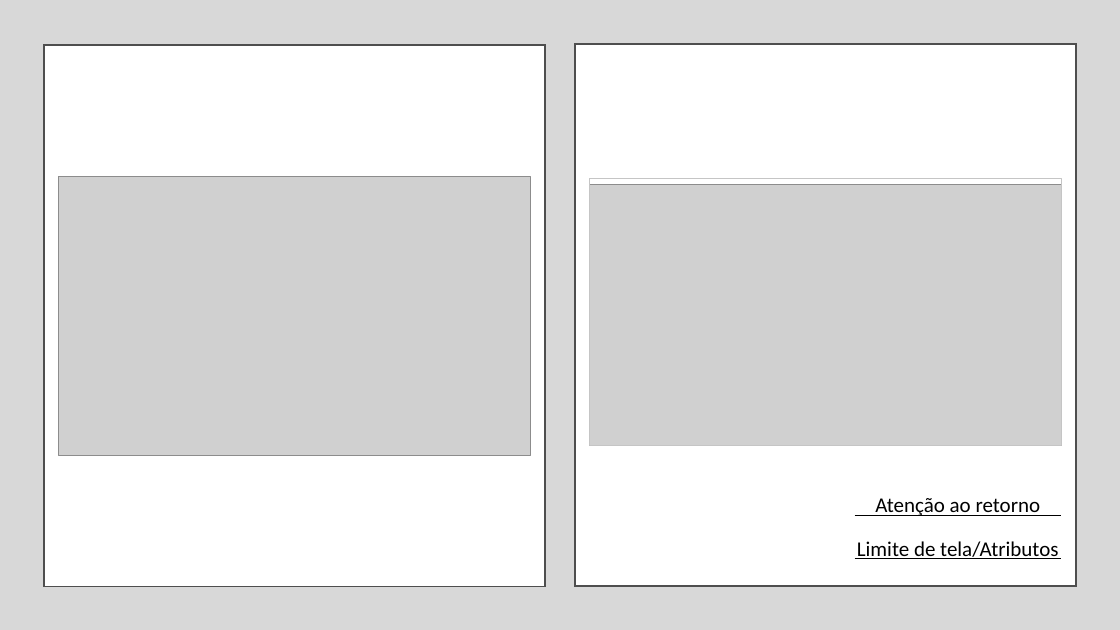
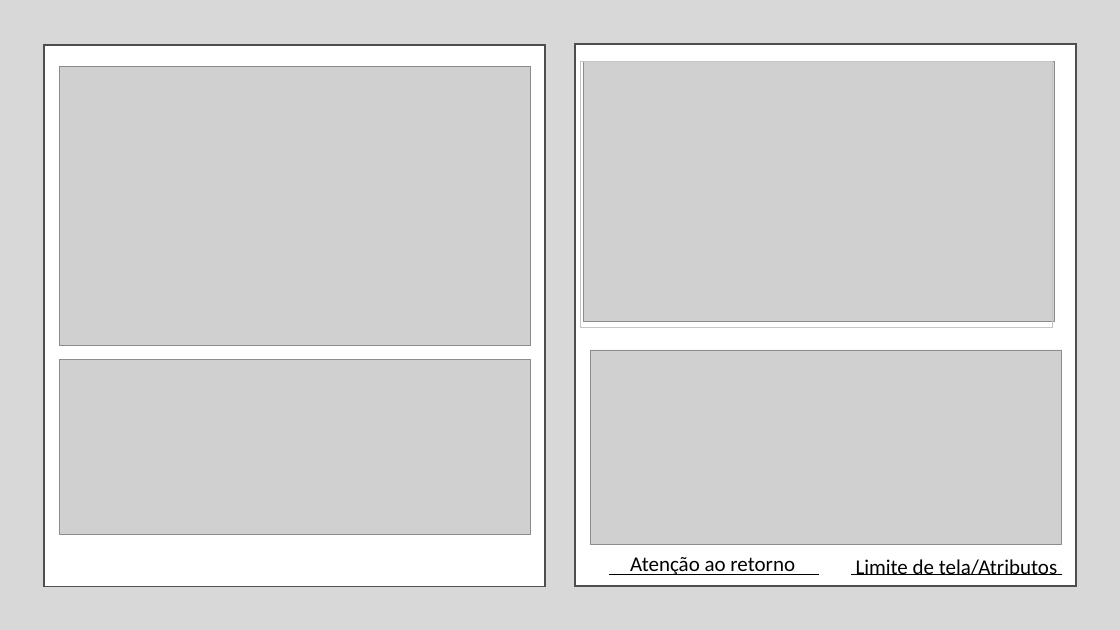
Before and after one commit to vitorsilv/Next-Streaming, a slide deck: slide 1 of ProvaAlex.pptx. Drawn at 1120x630 pixels with LibreOffice and Linux fonts; fonts in the diff are those of the drawing; grey boxes stand for pictures. Boxes give left, top, right and bottom in pixels: in the first picture for what was removed or moved away, otherwise in the second. Text is boxed around its words. In the diff, an @@ line names an element or a change of style, - is before the commit and + after.

Commit message:
Alex

```diff
--- a/ProvaAlex.pptx
+++ b/ProvaAlex.pptx
@@ picture: place and size @@
-picture at [59, 176, 530, 455]
+picture at [60, 66, 531, 345]
@@ rectangle: place and size @@
-rectangle at [590, 179, 1061, 445]
+rectangle at [581, 61, 1053, 328]
@@ picture: place and size @@
-picture at [590, 185, 1061, 445]
+picture at [583, 61, 1054, 322]
@@ picture added at [591, 350, 1062, 544] @@
@@ picture added at [60, 360, 531, 535] @@
@@ text "Atenção ao retorno": place and size @@
-text "Atenção ao retorno" at [875, 498, 1041, 516]
+text "Atenção ao retorno" at [630, 557, 795, 575]
@@ text "Limite de tela/Atributos": place and size @@
-text "Limite de tela/Atributos" at [857, 541, 1058, 559]
+text "Limite de tela/Atributos" at [856, 559, 1057, 575]
@@ line moved from (854, 515) - (1061, 515) to (609, 575) - (819, 575) @@
@@ line moved from (854, 558) - (1061, 558) to (852, 574) - (1062, 574) @@
```
